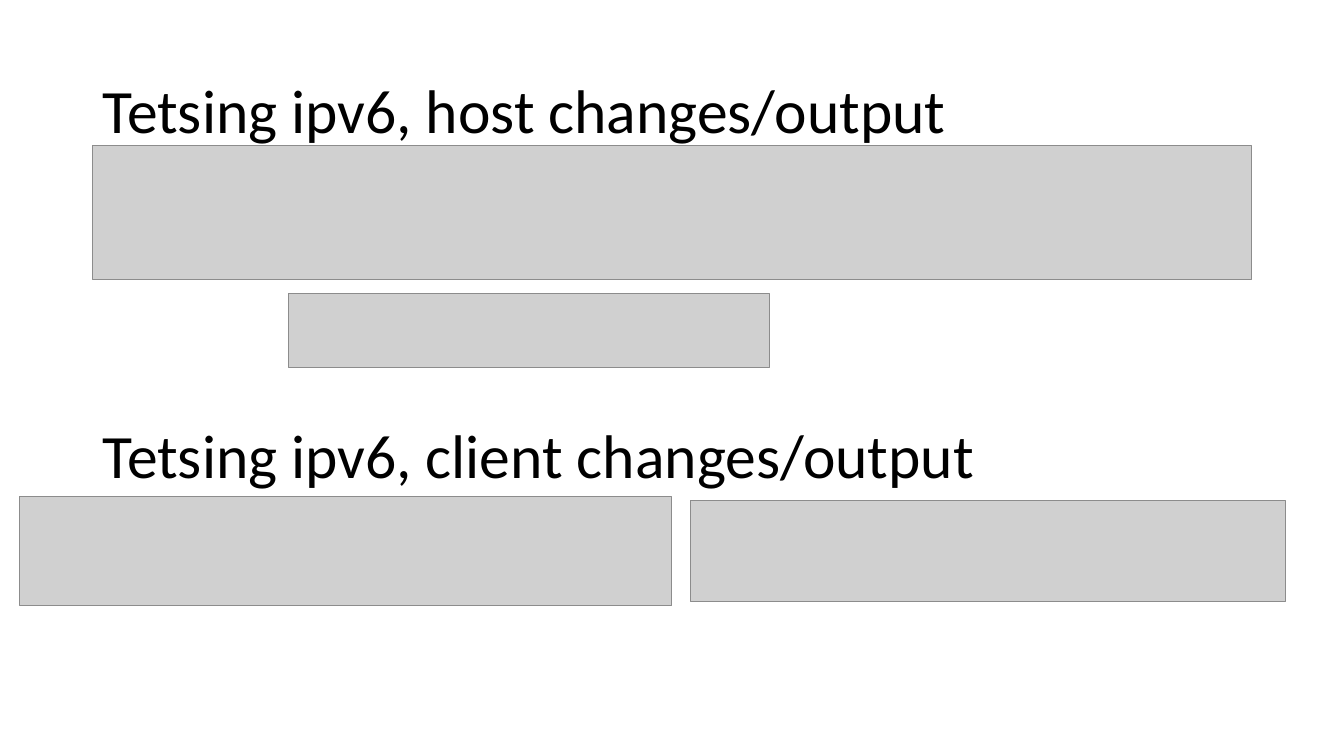
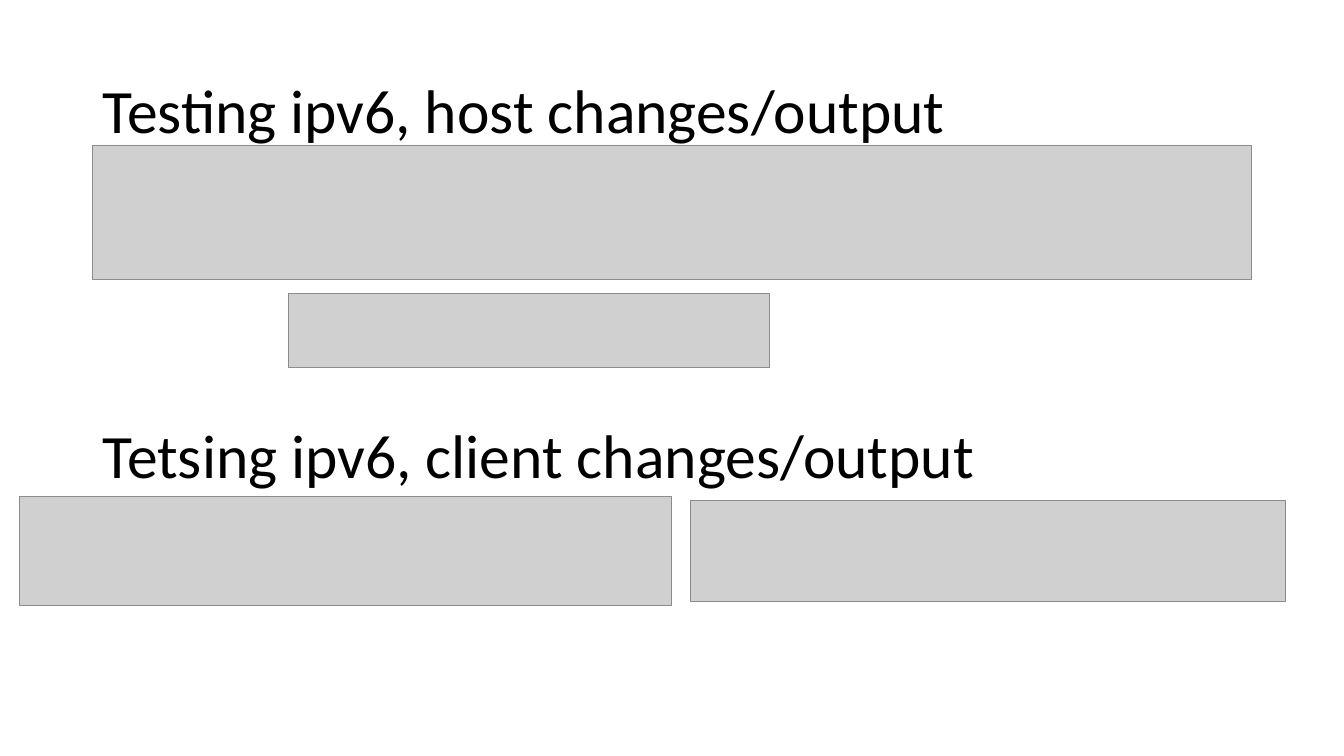
Before and after one commit to curtben1/actualCoursework, a slide deck: slide 14 of other/dev log.pptx. Drawn at 1344x756 pixels with LibreOffice and Linux fonts; fonts in the diff are those of the drawing; grey boxes stand for pictures. Boxes give left, top, right and bottom in pixels: in the first picture for what was removed or moved away, otherwise in the second. Text is boxed around its words. In the diff, an @@ line names an element or a change of style, - is before the commit and + after.

```diff
--- a/other/dev log.pptx
+++ b/other/dev log.pptx
@@ title at bbox=[102, 90, 945, 148]: text changed @@
-Tetsing ipv6, host changes/output
+Testing ipv6, host changes/output
```
Also in this commit, not shown: 5 other slides changed, 5 other files.
